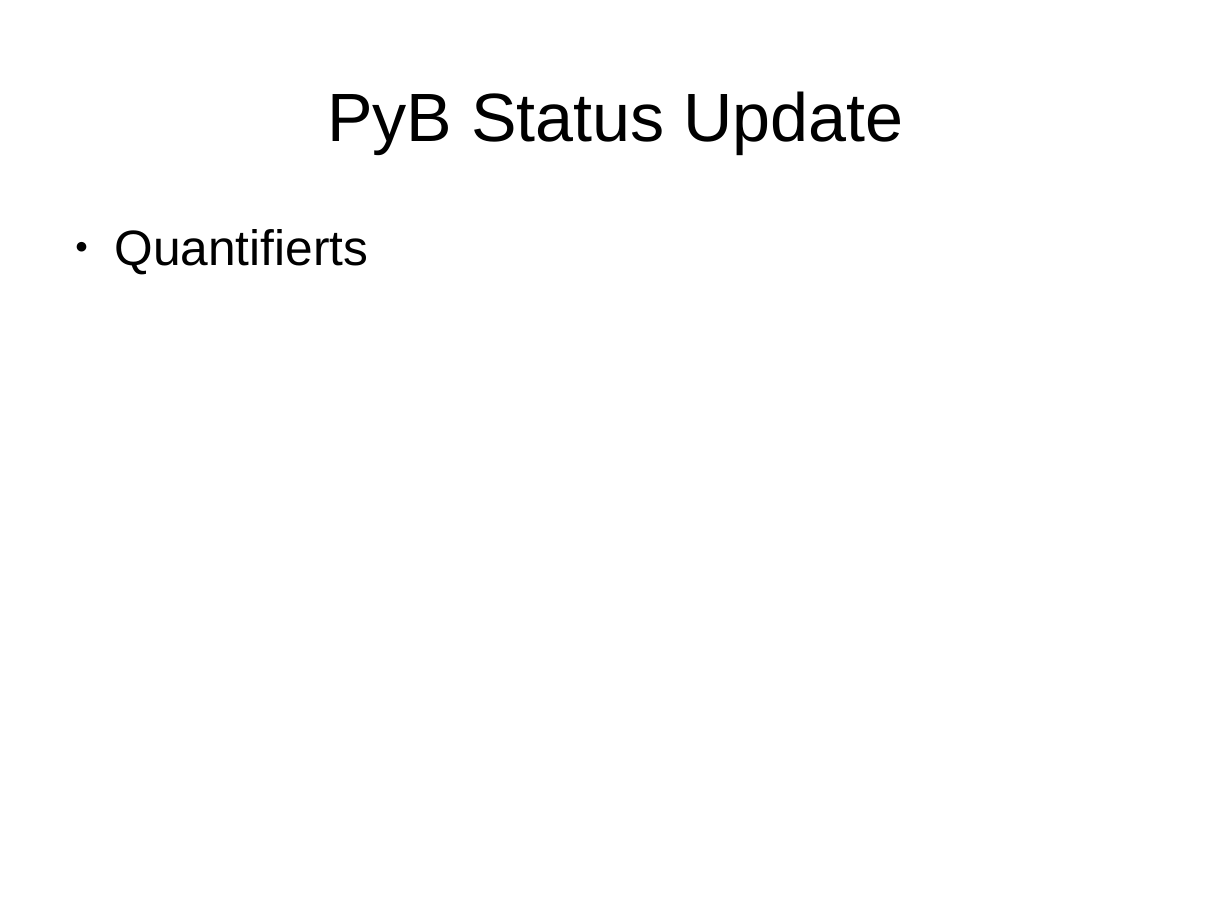
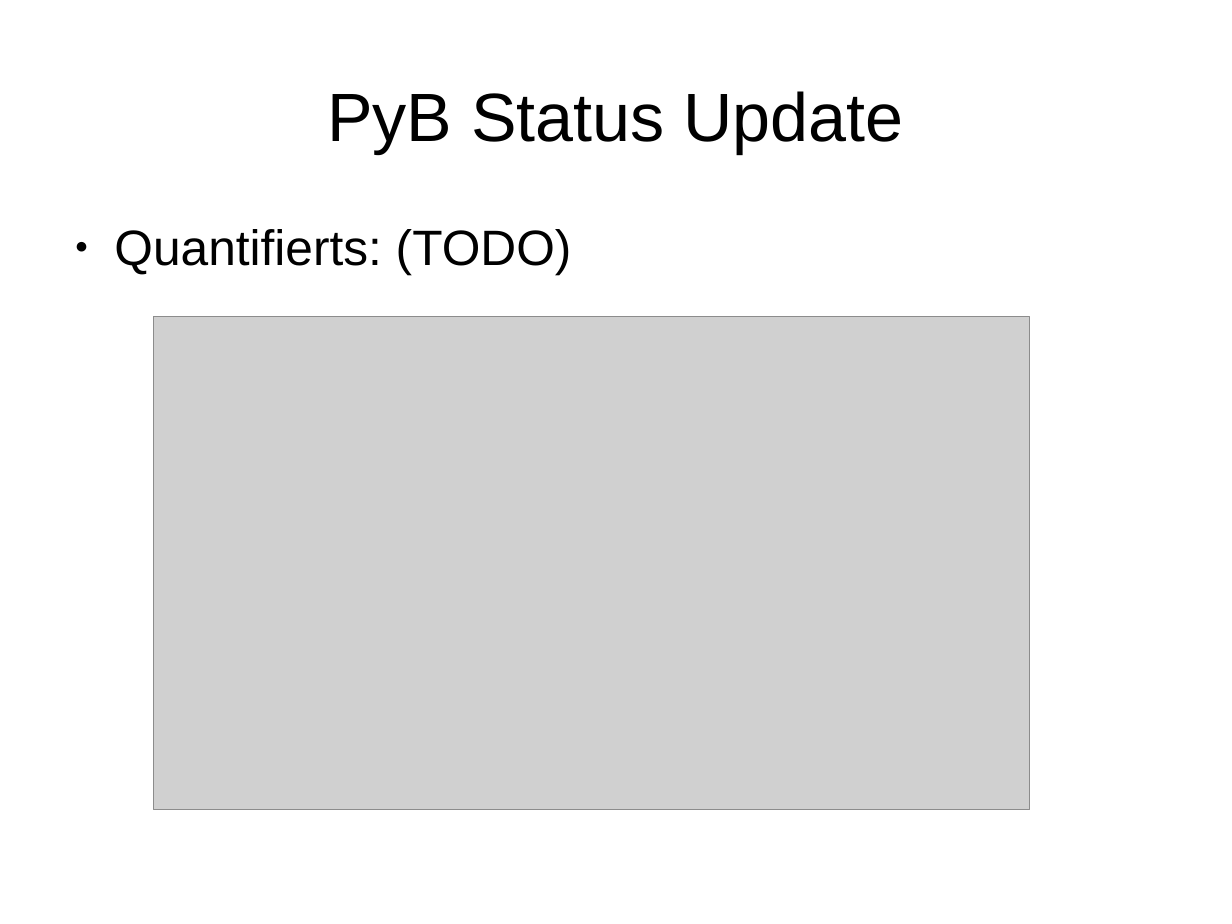
Before and after one commit to hhu-stups/pyB, a slide deck: slide 7 of slides/pyBUpdate.odp (slide 6 before the commit). Drawn at 1232x924 pixels with LibreOffice and Linux fonts; fonts in the diff are those of the drawing; grey boxes stand for pictures. Boxes give left, top, right and bottom in pixels: in the first picture for what was removed or moved away, otherwise in the second. Text is boxed around its words. In the diff, an @@ line names an element or a change of style, - is before the commit and + after.

```diff
--- a/slides/pyBUpdate.odp
+++ b/slides/pyBUpdate.odp
@@ text at box(114, 229, 572, 275): text changed @@
-● Quantifierts
+● Quantifierts: (TODO)
@@ picture added at box(153, 316, 1030, 809) @@
```
Also in this commit, not shown: 4 other slides changed, 2 slides added, 2 other files.
